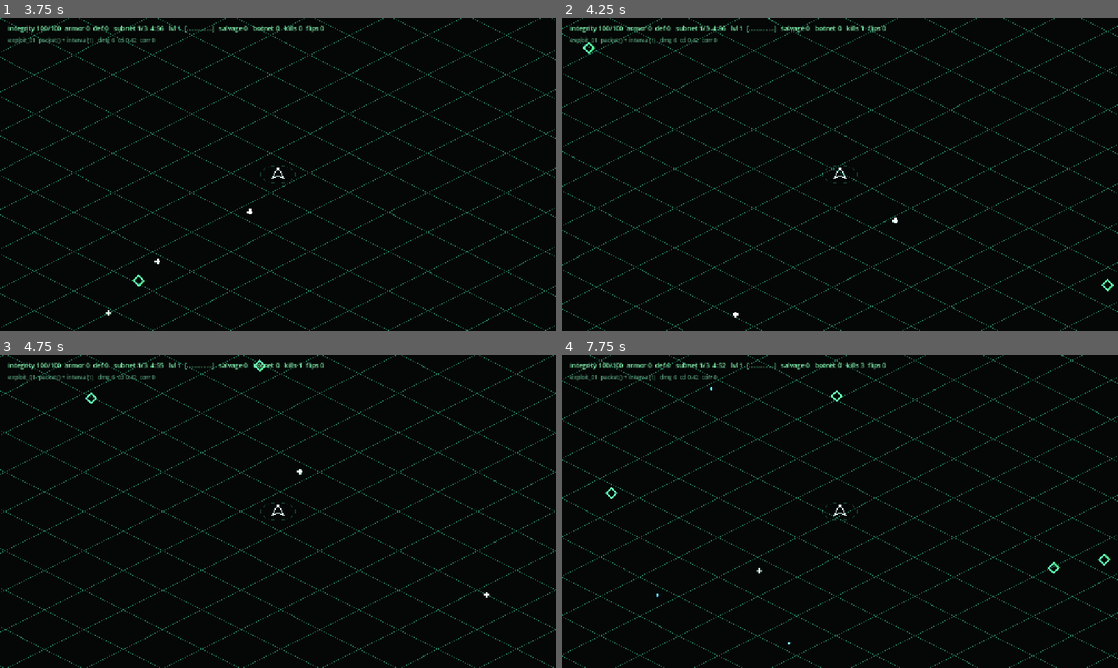
Above: before the commit, frames 1-4 (two rows, left to right).
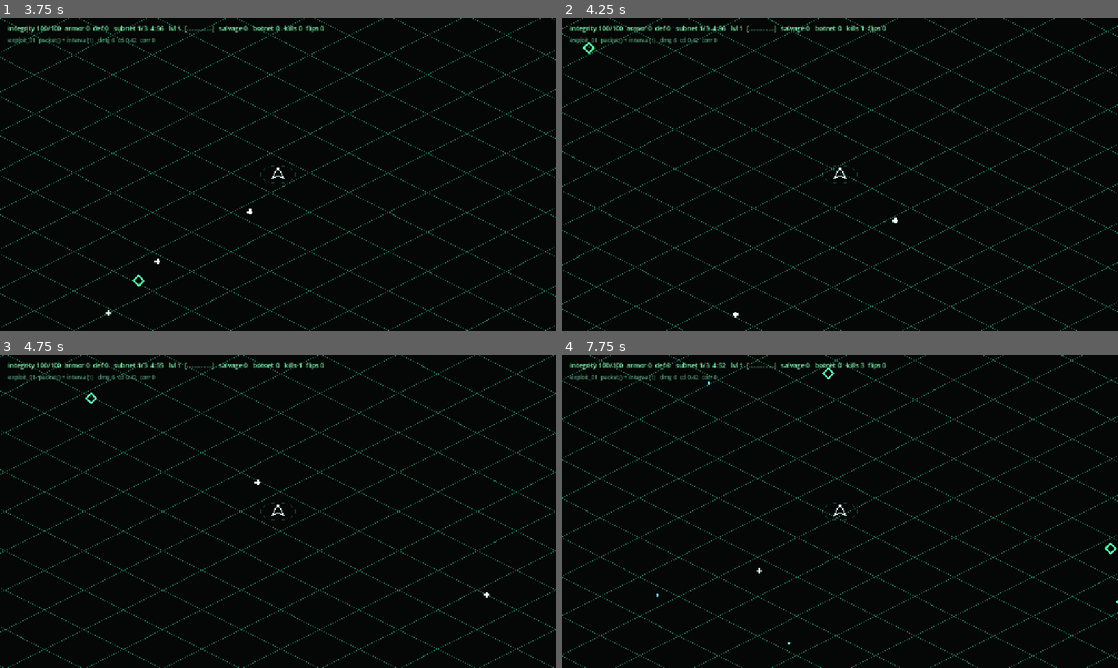
Above: after the commit, the same moments.

Repository: seanperkins/rootkit-game
Game: Godot game, scene res://scenes/main.tscn
Two runs of this game, one before a commit and one after it. Both use one fixed random seed, a clock stepped at 60 frames per second and the inputs below.
Inputs:
- Up to frame 1 (3.75 s): click "./intrude --subnet 01 [ENTER]" at 0.5 s; tap Enter at 1.25, 1.35, 3.6 s; hold D 1.28-2.03 s; hold S 2.03-2.78 s; tap Keypad Enter at 2.1 s; hold D 2.78-3.53 s; tap R at 2.85 s; hold W from 3.53 s (still down)
- Up to frame 2 (4.25 s): keep holding W
- Up to frame 3 (4.75 s): release W at 4.28 s; hold A from 4.28 s (still down); tap Keypad Enter at 4.35 s
- Up to frame 4 (7.75 s): tap one key every 0.75 s from 5.1 s: R Enter Keypad Enter R; release A at 5.78 s; hold S 5.78-6.53 s; hold D 6.53-7.28 s; hold W from 7.28 s (still down)

Frame 1 is identical in both runs. In frame 2, less than 0.1% of the frame differs, in the area x 37-100%, y 0-88%; in frame 3, less than 0.1%; in frame 4, 0.2%, in the area x 7-100%, y 4-80%.

Commit message:
feat: enemies steer around terrain and never end inside it

Diff:
--- a/scripts/run/run.gd
+++ b/scripts/run/run.gd
@@ -407,7 +407,16 @@
 		var t = enemy_types[enemies.type_index[i]]
 		var to := (player_pos - enemies.pos[i]).normalized()
 		enemies.vel[i] = to * t.speed + enemies.force[i]
-		enemies.pos[i] += enemies.vel[i] * dt
+		# Worms phase through terrain, HEADS INCLUDED. Segments are sampled from
+		# the head's trail rather than integrated, so colliding the head alone
+		# would stretch the body through the wall the head is stuck against.
+		if _worm_id[i] != 0:
+			enemies.pos[i] += enemies.vel[i] * dt
+		else:
+			# Hard rejection, not a hope. Avoidance is steering and can fail on a
+			# concave wall; this is what makes "no enemy ends a tick inside rock"
+			# true for every enemy on every tick regardless of how steering did.
+			enemies.pos[i] = terrain.slide(enemies.pos[i], enemies.vel[i] * dt)
 		if _worm_id[i] != 0:
 			var id := _worm_id[i]
 			var c: int = (_worm_cursor[id] + 1) % WORM_TRAIL_LEN
@@ -497,7 +506,7 @@
 			var dl := d.length()
 			if dl > 0.001:
 				push += d / dl * (SEPARATION_RADIUS - dl)
-		enemies.force[i] = push * 2.2
+		enemies.force[i] = push * 2.2 + terrain.avoid(here, player_pos - here)
 		i += STEER_SLICES
 
 ## Event triggers respond only when off cooldown. Returns false when the
--- a/scripts/run/terrain.gd
+++ b/scripts/run/terrain.gd
@@ -223,3 +223,34 @@
 	if not is_solid(try_y):
 		p = try_y
 	return p
+
+## How far ahead an enemy looks for rock, and how hard it turns from it.
+const LOOK_AHEAD := 46.0
+const AVOID_FORCE := 90.0
+
+## A steering force away from a wall directly ahead, or zero in the open.
+##
+## Steering, NOT pathfinding. An enemy pushed off a wall it is walking into will
+## slide along it and go around small obstacles; it will not solve a concave
+## one. That is the enemy-behaviour pass's problem, and until then the hard
+## rejection in the integrate step is what keeps the invariant — an enemy may
+## look stupid against a wall, but it can never end a tick inside one.
+func avoid(at: Vector2, heading: Vector2) -> Vector2:
+	if heading.length_squared() < 0.000001:
+		return Vector2.ZERO
+	var dir := heading.normalized()
+	if not is_solid(at + dir * LOOK_AHEAD):
+		return Vector2.ZERO
+	# Probe both perpendiculars and turn toward whichever is clear. Turning a
+	# fixed way makes every enemy hitting the same wall pile into one corner.
+	var left := Vector2(-dir.y, dir.x)
+	var right := -left
+	var left_clear := not is_solid(at + left * LOOK_AHEAD)
+	var right_clear := not is_solid(at + right * LOOK_AHEAD)
+	if left_clear and not right_clear:
+		return left * AVOID_FORCE
+	if right_clear and not left_clear:
+		return right * AVOID_FORCE
+	# Both clear or both blocked: back off along the reverse heading, which is
+	# always the way it came and therefore always was passable.
+	return -dir * AVOID_FORCE
--- a/tests/test_run.gd
+++ b/tests/test_run.gd
@@ -52,7 +52,13 @@
 	print("  outcome: %s" % ("WON" if run.won else ("DIED" if not run.alive else "timeout")))
 	print("")
 
-	_check("enemies spawned", run.spawned_total() > 200, true)
+	# A RATE, not a count. A raw threshold silently encodes "the autopilot
+	# survived long enough to see 200 spawns", so it fails whenever the game gets
+	# harder rather than whenever the spawner breaks. The wave table opens at
+	# 1.8/s, so anything at or above 1.0/s means the director is producing.
+	var spawn_rate := float(run.spawned_total()) / maxf(mins, 1.0)
+	print("  spawn rate %.2f/s" % spawn_rate)
+	_check("the director is producing spawns", spawn_rate >= 1.0, true)
 	_check("damage landed (kills > 0)", run.kills > 0, true)
 	_check("player levelled up", run.level > 1, true)
 	_check("cards were offered", picks > 0, true)
@@ -111,7 +117,30 @@
 	var to_centre: Vector2 = Vector2.ZERO - run.player_pos
 	if to_centre.length() > 1100.0:
 		dir = (dir + to_centre.normalized() * 1.6).normalized()
-	return dir
+	return _around_walls(dir)
+
+## Terrain awareness, added when walls arrived. Without it this autopilot kites
+## in a straight line into rock and gets pinned: measured at 34 s survived with
+## walls against 149 s with density forced to zero, on identical code. That is a
+## fact about a straight-line policy, not about the game — but it made the smoke
+## test cover four times less of the run, which is the opposite of its job.
+##
+## Deliberately dumb: probe the intended heading, and if it is blocked take
+## whichever perpendicular is clear. Enough not to walk into a wall; nowhere
+## near enough to make this good play.
+func _around_walls(dir: Vector2) -> Vector2:
+	if dir.length_squared() < 0.000001:
+		return dir
+	var ahead: float = Terrain.CELL * 2.0
+	if not run.terrain.is_solid(run.player_pos + dir * ahead):
+		return dir
+	var left := Vector2(-dir.y, dir.x)
+	if not run.terrain.is_solid(run.player_pos + left * ahead):
+		return left
+	var right := -left
+	if not run.terrain.is_solid(run.player_pos + right * ahead):
+		return right
+	return -dir
 
 ## A FLIPPED enemy must retire its slot at recycle. Freeing only DEAD leaves
 ## them in the swarm permanently, filling the 600-pool.
--- a/tests/test_terrain.gd
+++ b/tests/test_terrain.gd
@@ -17,7 +17,7 @@
 const CASES := [
 	"cell_lookup", "density_scales_with_subnet", "generation_is_deterministic",
 	"every_open_cell_is_reachable", "the_playfield_never_collapses",
-	"the_start_is_clear", "zones_are_placed_in_the_open", "sliding_along_walls",
+	"the_start_is_clear", "zones_are_placed_in_the_open", "sliding_along_walls", "enemies_avoid_and_never_embed",
 ]
 
 const ORIGIN := Vector2(-1600, -1000)
@@ -33,6 +33,7 @@
 	the_start_is_clear()
 	zones_are_placed_in_the_open()
 	sliding_along_walls()
+	enemies_avoid_and_never_embed()
 	print("")
 	for c in CASES:
 		if not finished.has(c):
@@ -223,3 +224,29 @@
 			bad += 1
 	_check("no slide ever ends inside a wall", bad, 0)
 	finished["sliding_along_walls"] = true
+
+func enemies_avoid_and_never_embed() -> void:
+	var t := _walled()
+
+	# Heading straight at the wall from the open side: the avoidance force must
+	# push AWAY from it, i.e. have a negative x component.
+	var f := t.avoid(Vector2(-20, 40), Vector2(1, 0))
+	_check("a force is produced facing a wall", f.length() > 0.0, true)
+	_check("and it does not point into the wall", f.x <= 0.0, true)
+
+	# Nothing ahead, no force. An avoidance force in open ground would bend
+	# every enemy's path for no reason.
+	_check("open ground produces no force",
+		t.avoid(Vector2(-800, -800), Vector2(1, 0)), Vector2.ZERO)
+	_check("a still enemy produces no force",
+		t.avoid(Vector2(-20, 40), Vector2.ZERO), Vector2.ZERO)
+
+	# The guarantee that matters. Avoidance is steering and may be imperfect;
+	# rejection is what makes "no enemy is ever inside rock" true regardless.
+	var bad := 0
+	for k in 64:
+		var a := TAU * k / 64.0
+		if t.is_solid(t.slide(Vector2(-20, 40), Vector2(cos(a), sin(a)) * 200.0)):
+			bad += 1
+	_check("a rejected step never lands in rock", bad, 0)
+	finished["enemies_avoid_and_never_embed"] = true
